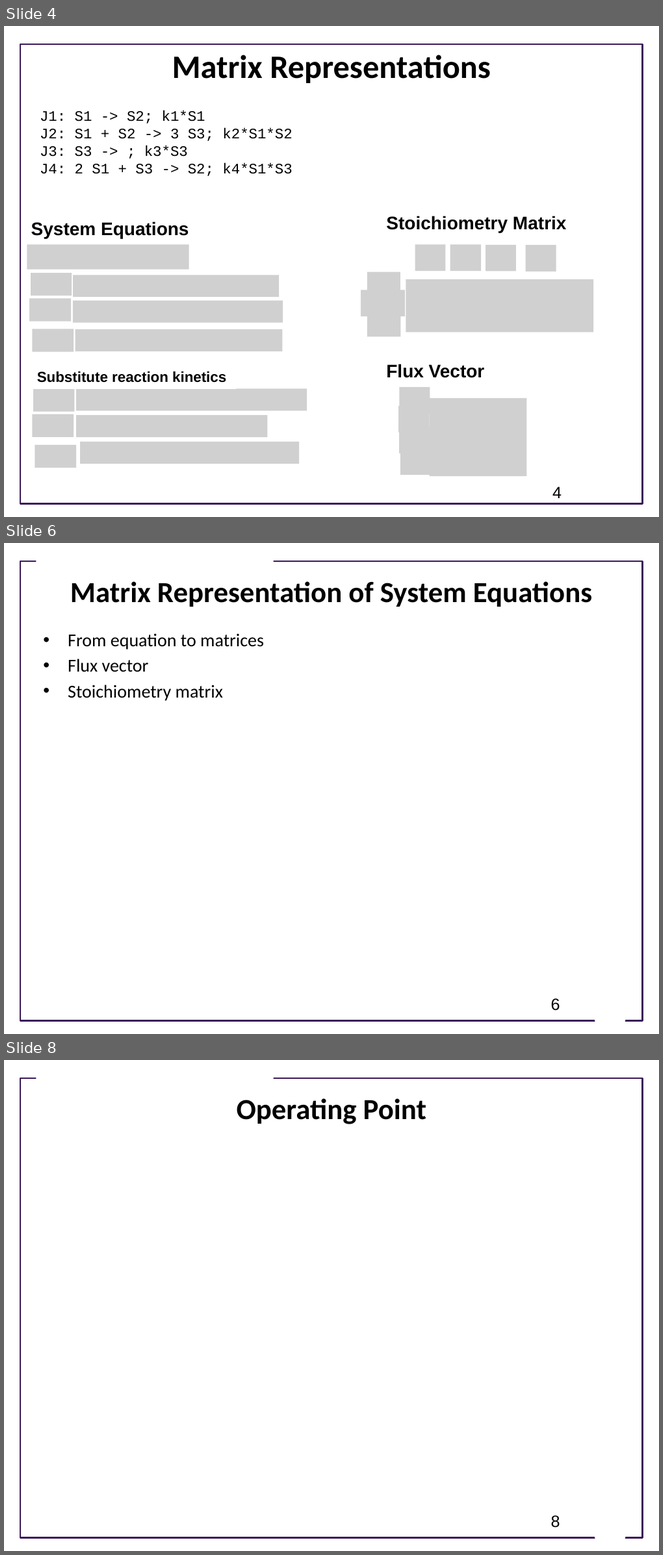
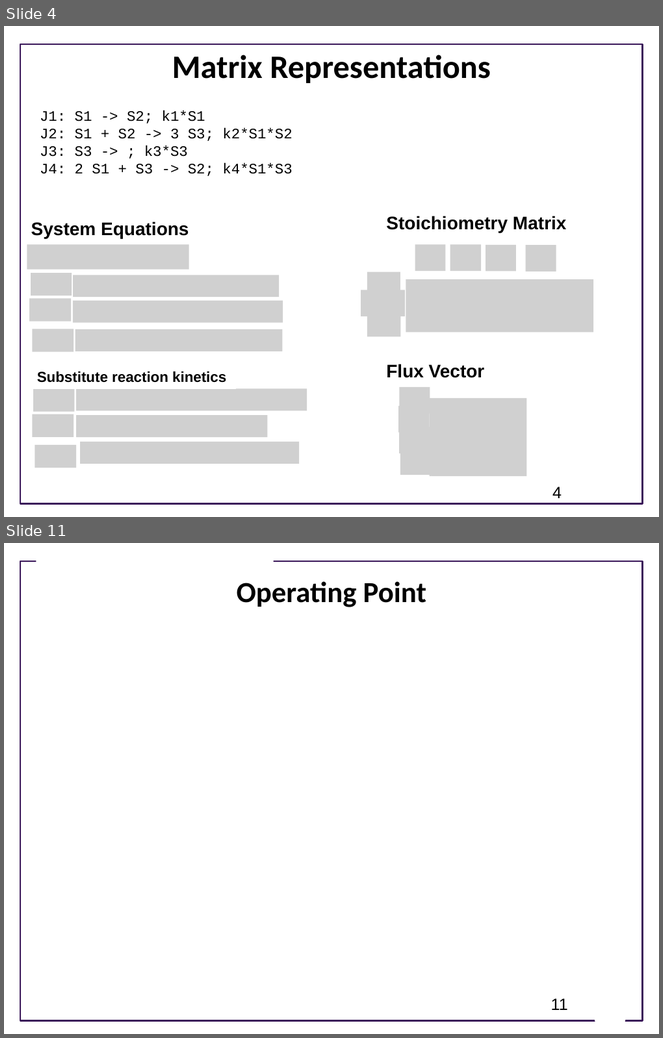
Before and after one commit to joseph-hellerstein/advanced-controls-lectures, a slide deck: Lecture_9-Accuracy-Of-Linear-Models/Linearizing-Reaction-Networks.pptx. Shown one above the other, each under a label of ours: slides 4, 6 and 8 before the commit, slides 4 and 11 after it; the slides between them are not shown. The pictures are 663x1555 and 663x1038 pixels, drawn with LibreOffice and Linux fonts; fonts in the diff are those of the drawing; grey boxes stand for pictures; background and template pictures are left out. Boxes give left, top, right and bottom in pixels: in the first picture for what was removed or moved away, otherwise in the second. Text is boxed around its words. In the diff, an @@ line names an element or a change of style, - is before the commit and + after.

```diff
--- a/Lecture_9-Accuracy-Of-Linear-Models/Linearizing-Reaction-Networks.pptx
+++ b/Lecture_9-Accuracy-Of-Linear-Models/Linearizing-Reaction-Networks.pptx
@@ slide 6 removed at <box>4,543,659,1034</box>, background #FFFFFF; not listed: 3 template elements that a slide beside it also shows @@
@@ title removed at <box>70,581,592,607</box> @@
-Matrix Representation of System Equations
@@ text removed at <box>68,633,264,701</box> @@
-• From equation to matrices
-• Flux vector
-• Stoichiometry matrix
@@ page number removed at <box>551,999,560,1011</box> @@
-6
@@ what was slide 8 is now slide 11 @@
@@ page number at <box>551,999,568,1010</box>: text changed @@
-8
+11
```
Also in this commit, not shown: 1 slide changed, 5 slides added, 1 other slide removed, 1 other file.
